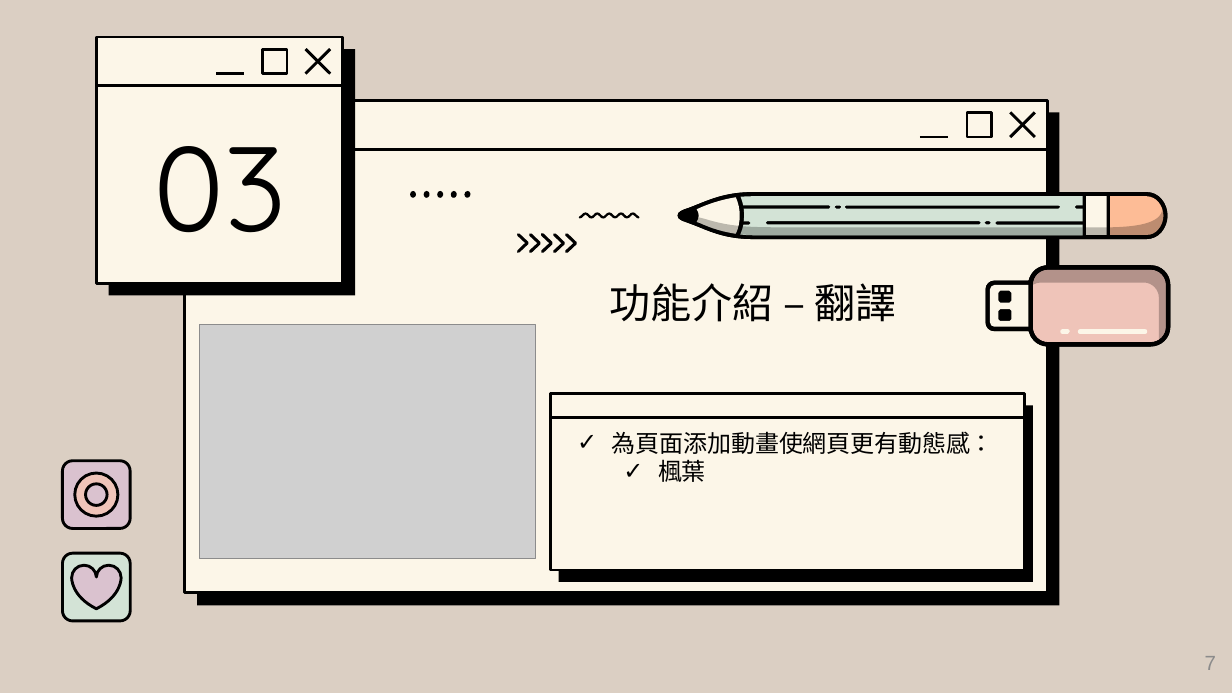
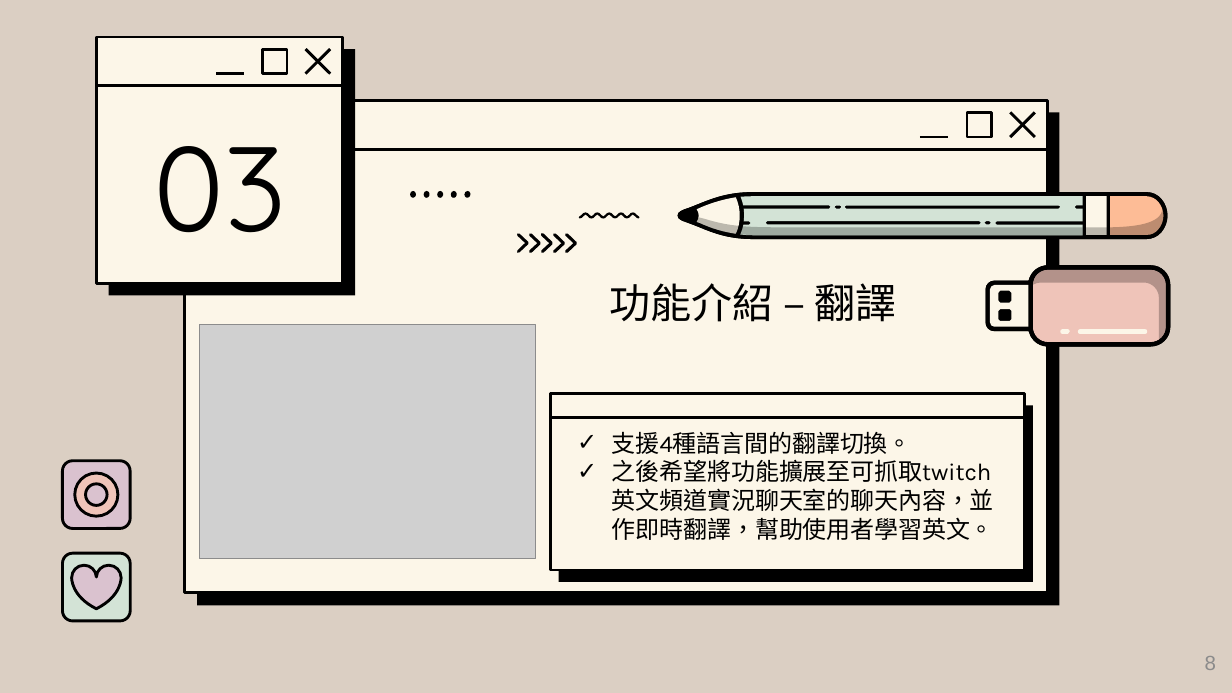
Before and after one commit to tim93009/iSpan_Midterm-Project, a slide deck: slide 8 of 簡報檔/midterm project_chang.pptx (slide 7 before the commit). Drawn at 1232x693 pixels with LibreOffice and Linux fonts; fonts in the diff are those of the drawing; grey boxes stand for pictures; background and template pictures are left out. Boxes give left, top, right and bottom in pixels: in the first picture for what was removed or moved away, otherwise in the second. Text is boxed around its words. In the diff, an @@ line names an element or a change of style, - is before the commit and + after.

```diff
--- a/簡報檔/midterm project_chang.pptx
+++ b/簡報檔/midterm project_chang.pptx
@@ subtitle at (612, 431, 994, 540): text changed @@
-✓ 為頁面添加動畫使網頁更有動態感：
-  ✓ 楓葉
+✓ 支援4種語言間的翻譯切換。
+✓ 之後希望將功能擴展至可抓取twitch英文頻道實況聊天室的聊天內容，並作即時翻譯，幫助使用者學習英文。
@@ page number at (1205, 656, 1216, 670): text changed @@
-7
+8
```
Also in this commit, not shown: 1 other slide changed, 4 slides added, 1 other file.
